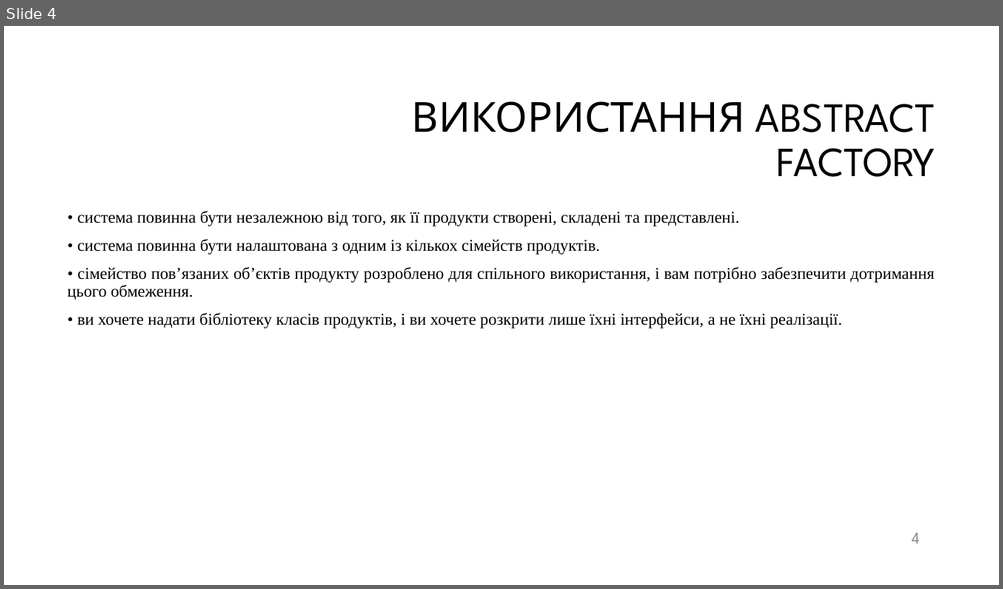
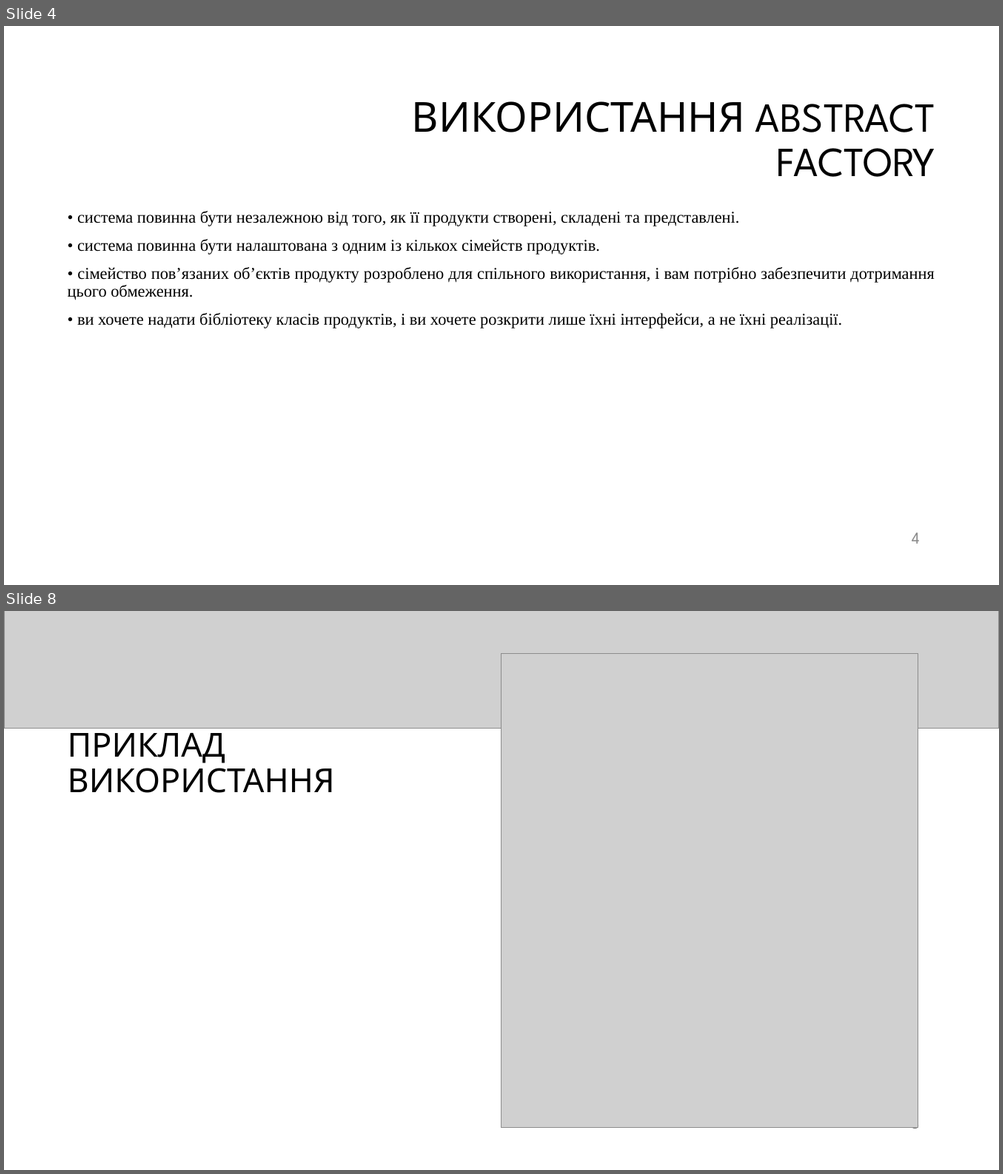
Before and after one commit to erdoganishe/6Semestr, a slide deck: АПЗ/PZ/PZ1/Abstract factory.pptx. Shown one above the other, each under a label of ours: slide 4 before the commit, slides 4 and 8 after it; the slides between them are not shown. The pictures are 1003x589 and 1003x1174 pixels, drawn with LibreOffice and Linux fonts; fonts in the diff are those of the drawing; grey boxes stand for pictures; background and template pictures are left out. Boxes give left, top, right and bottom in pixels: in the first picture for what was removed or moved away, otherwise in the second. Text is boxed around its words. In the diff, an @@ line names an element or a change of style, - is before the commit and + after.

```diff
--- a/АПЗ/PZ/PZ1/Abstract factory.pptx
+++ b/АПЗ/PZ/PZ1/Abstract factory.pptx
@@ slide 8 added at box(4, 611, 999, 1170), background #FFFFFF @@
@@ picture added at box(4, 611, 999, 729) @@
@@ picture added at box(502, 653, 918, 1128) @@
@@ title added at box(68, 726, 335, 793), 32 pt, text #000000 @@
+ПРИКЛАД ВИКОРИСТАННЯ
@@ page number added at box(910, 1113, 919, 1134), 16 pt, text #8C8C8C @@
+8
```
Also in this commit, not shown: 1 slide changed, 3 other slides added, 3 slides removed, 48 other files.
